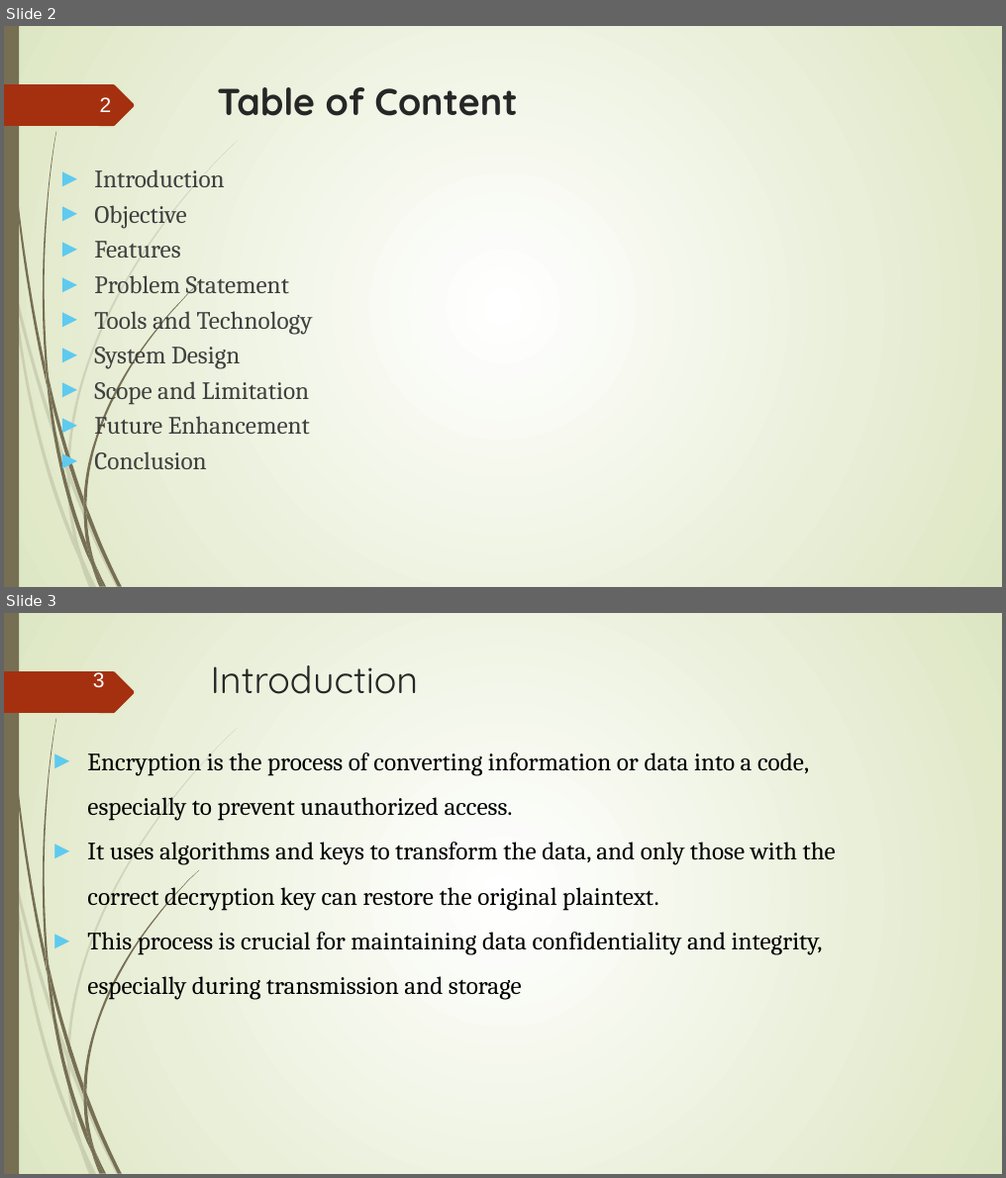
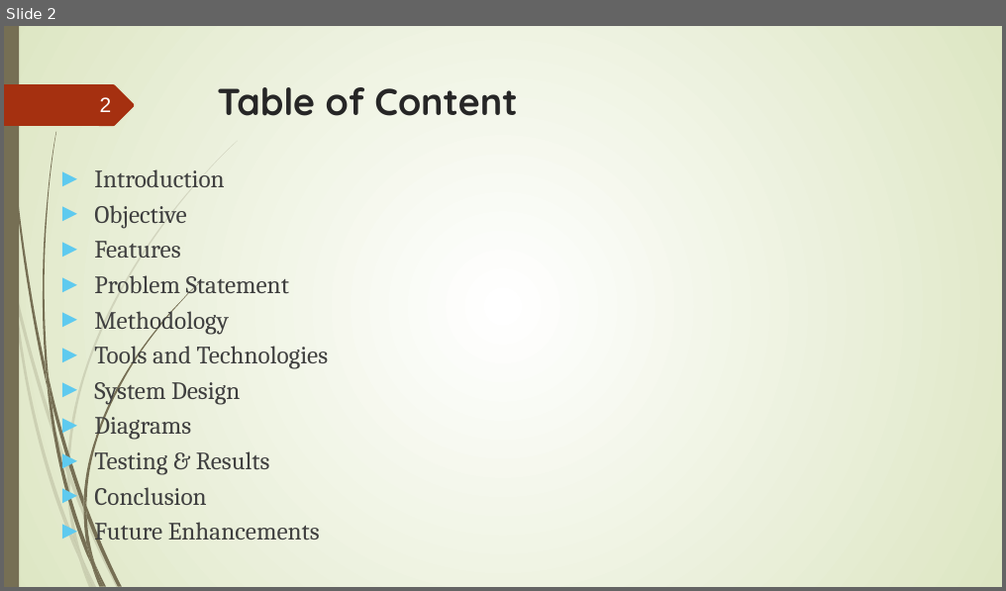
Before and after one commit to salimshre/Encryptor, a slide deck: Documentation/final -File Encryptor In C++.pptx. Shown one above the other, each under a label of ours: slides 2 and 3 before the commit, slide 2 after it. The pictures are 1006x1178 and 1006x591 pixels, drawn with LibreOffice and Linux fonts; fonts in the diff are those of the drawing. Boxes give left, top, right and bottom in pixels: in the first picture for what was removed or moved away, otherwise in the second. Text is boxed around its words. In the diff, an @@ line names an element or a change of style, - is before the commit and + after.

```diff
--- a/Documentation/final -File Encryptor In C++.pptx
+++ b/Documentation/final -File Encryptor In C++.pptx
@@ slide 3 removed at [4, 613, 1002, 1174], background gradient #FFFFFF to #DDE6C3; not listed: 24 template elements that a slide beside it also shows @@
@@ page number removed at [93, 670, 105, 688] @@
-3
@@ title removed at [211, 665, 419, 694] @@
-Introduction
@@ text removed at [87, 753, 836, 1000] @@
-► Encryption is the process of converting information or data into a code, especially to prevent unauthorized access.
-► It uses algorithms and keys to transform the data, and only those with the correct decryption key can restore the original plaintext.
-► This process is crucial for maintaining data confidentiality and integrity, especially during transmission and storage
@@ slide 2 changed as well @@
@@ text at [94, 306, 329, 370]: text changed @@
-► Tools and Technology
+► Methodology
+► Tools and Technologies
@@ text at [94, 411, 270, 475]: text changed @@
-► Scope and Limitation
-► Future Enhancement
+► Diagrams
+► Testing & Results
@@ text at [94, 522, 320, 546]: paragraph added @@
+► Future Enhancements
```
Also in this commit, not shown: 1 other slide changed, 12 slides added, 10 other slides removed, 2 other files.
